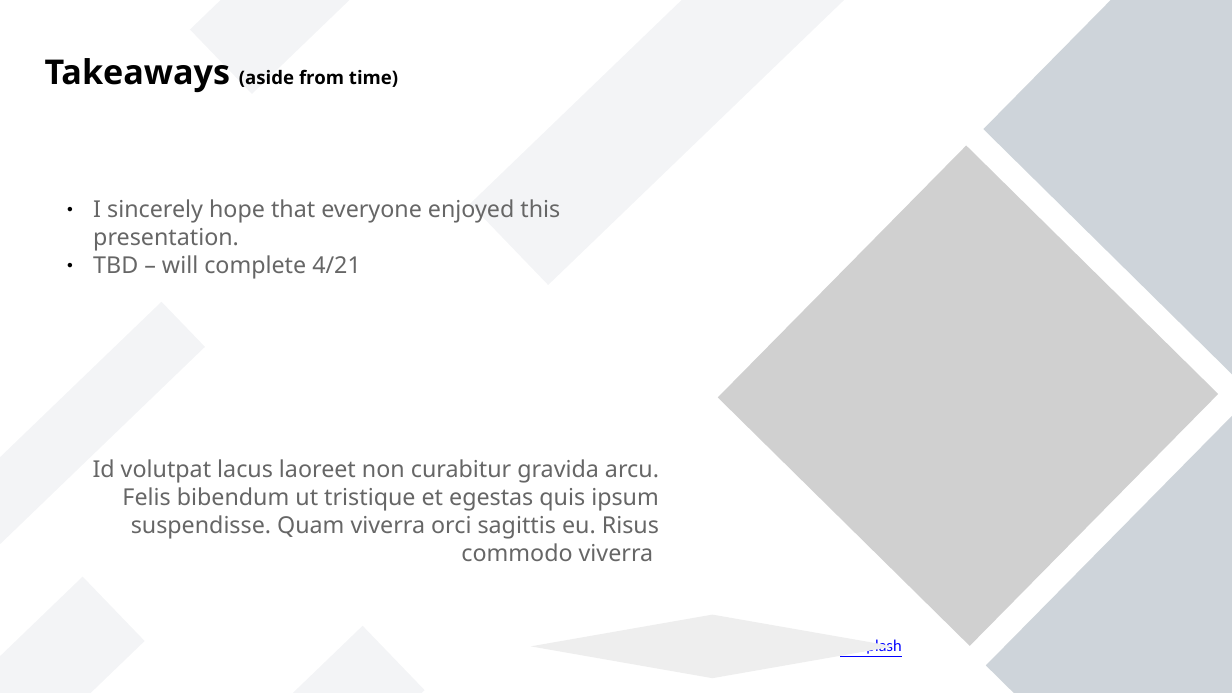
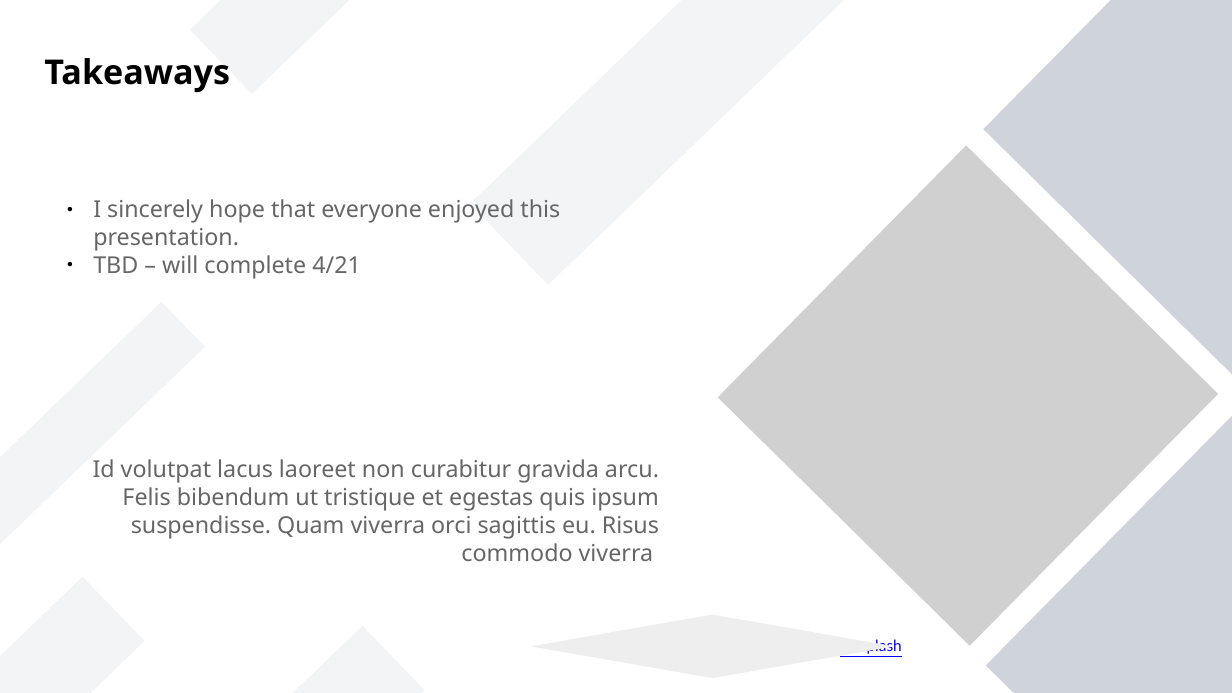
Before and after one commit to geminiDelta/UCLA-Prompt, a slide deck: slide 7 of Population_Presentation.pptx. Drawn at 1232x693 pixels with LibreOffice and Linux fonts; fonts in the diff are those of the drawing; grey boxes stand for pictures. Boxes give left, top, right and bottom in pixels: in the first picture for what was removed or moved away, otherwise in the second. Text is boxed around its words. In the diff, an @@ line names an element or a change of style, - is before the commit and + after.

Commit message:
small change to takeaways

```diff
--- a/Population_Presentation.pptx
+++ b/Population_Presentation.pptx
@@ text at [44, 58, 229, 93]: text changed; size 12 to 22 pt @@
-Takeaways (aside from time)
+Takeaways
```
